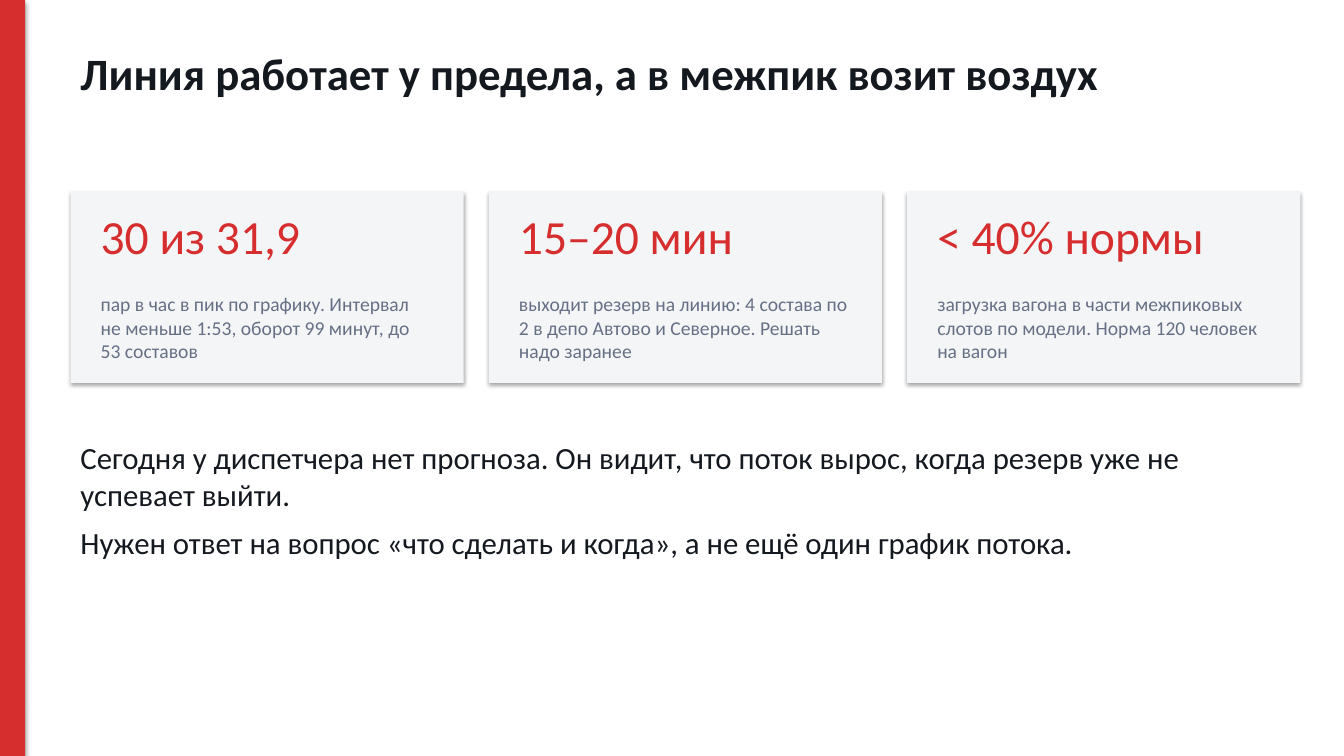
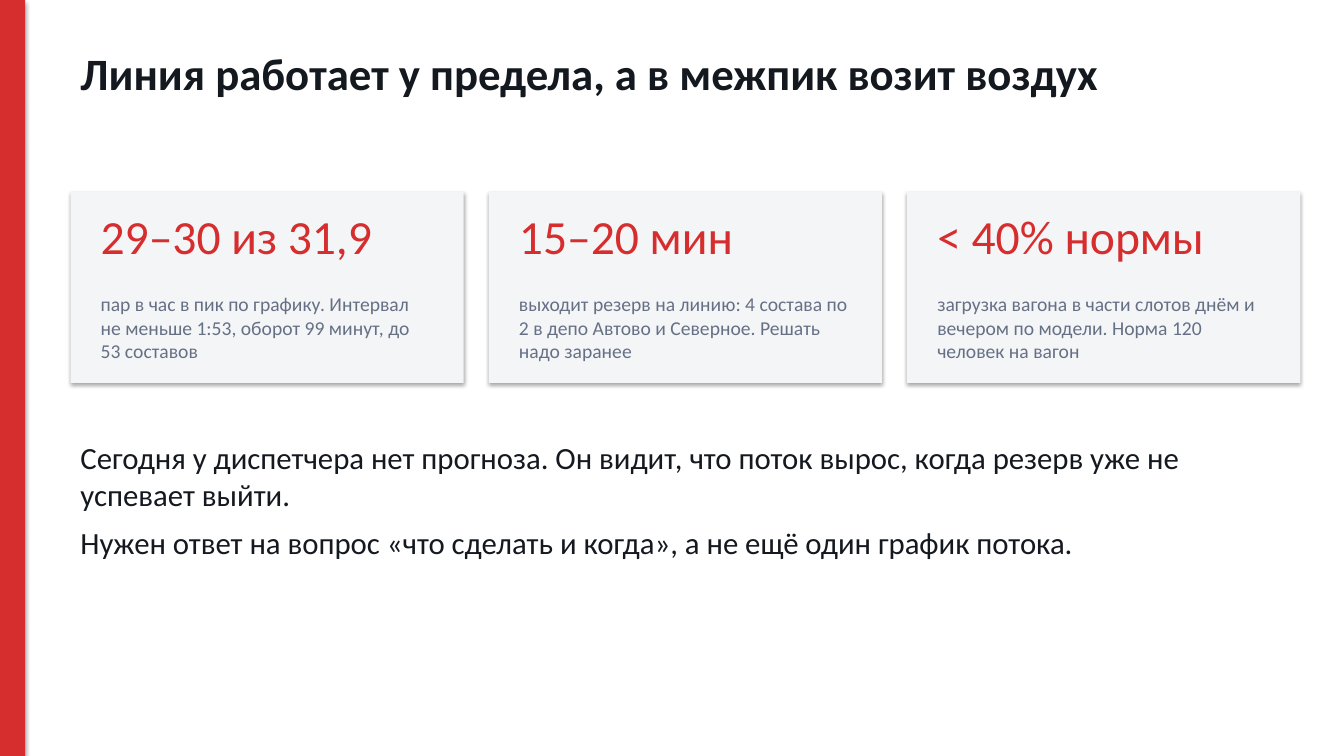
Before and after one commit to ellen-darb/my-project, a slide deck: slide 2 of docs/presentation.pptx. Drawn at 1344x756 pixels with LibreOffice and Linux fonts; fonts in the diff are those of the drawing. Boxes give left, top, right and bottom in pixels: in the first picture for what was removed or moved away, otherwise in the second. Text is boxed around its words. In the diff, an @@ line names an element or a change of style, - is before the commit and + after.

```diff
--- a/docs/presentation.pptx
+++ b/docs/presentation.pptx
@@ text at (101, 223, 372, 260): text changed @@
-30 из 31,9
+29–30 из 31,9
@@ text at (937, 298, 1255, 358): text changed @@
-загрузка вагона в части межпиковых слотов по модели. Норма 120 человек на вагон
+загрузка вагона в части слотов днём и вечером по модели. Норма 120 человек на вагон
```
Also in this commit, not shown: 6 other slides changed, 23 other files.
